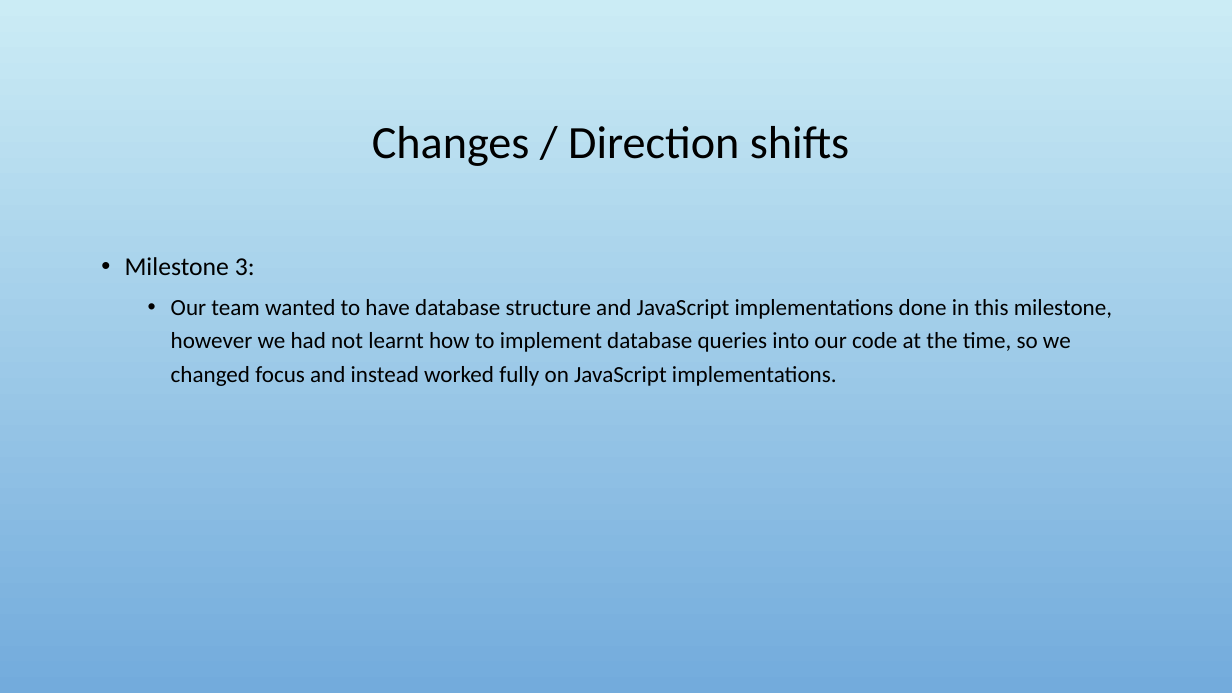
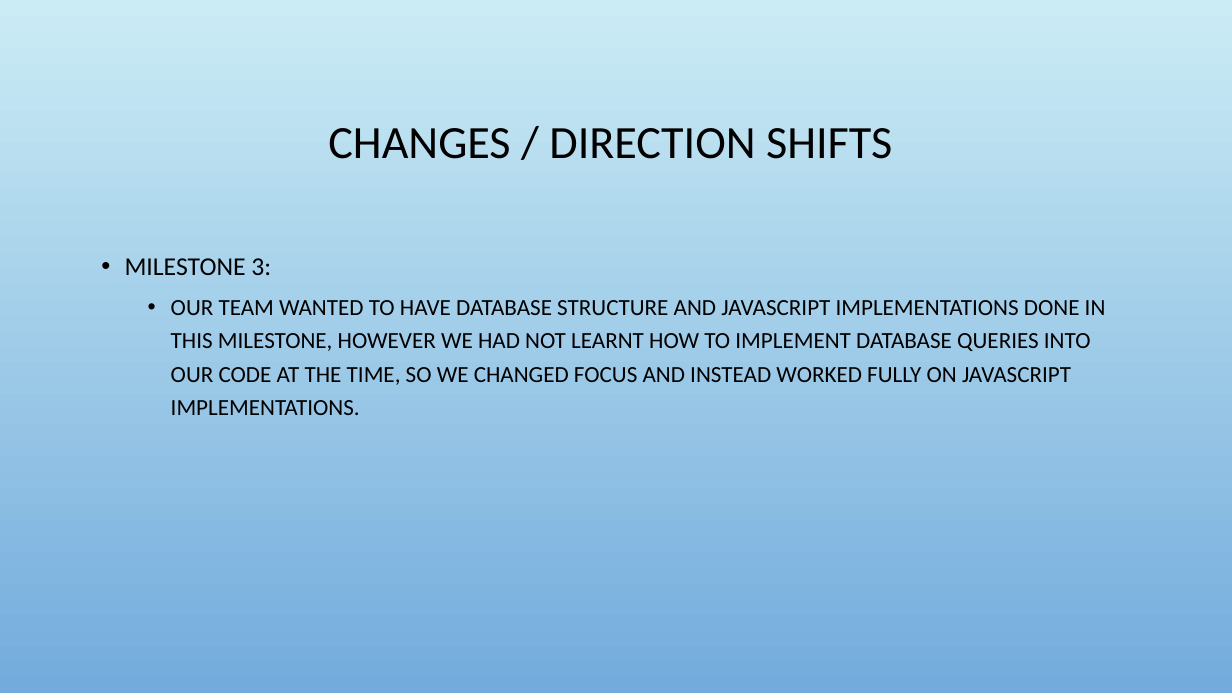
Before and after one commit to Jacobchapman99/ENSE-374-Group07-Project, a slide deck: slide 14 of Milestone4/Milestone 4.ppt. Drawn at 1232x693 pixels with LibreOffice and Linux fonts; fonts in the diff are those of the drawing; background and template pictures are left out. Boxes give left, top, right and bottom in pixels: in the first picture for what was removed or moved away, otherwise in the second. Text is boxed around its words. In the diff, an @@ line names an element or a change of style, - is before the commit and + after.

```diff
--- a/Milestone4/Milestone 4.ppt
+++ b/Milestone4/Milestone 4.ppt
@@ title at (x1=328, y1=128, x2=892, y2=159): text changed @@
-Changes / Direction shifts
+CHANGES / DIRECTION SHIFTS
@@ text at (x1=125, y1=258, x2=1106, y2=415): text changed @@
-• Milestone 3:
-  • Our team wanted to have database structure and JavaScript implementations done in this milestone, however we had not learnt how to implement database queries into our code at the time, so we changed focus and instead worked fully on JavaScript implementations.
+• MILESTONE 3:
+  • OUR TEAM WANTED TO HAVE DATABASE STRUCTURE AND JAVASCRIPT IMPLEMENTATIONS DONE IN THIS MILESTONE, HOWEVER WE HAD NOT LEARNT HOW TO IMPLEMENT DATABASE QUERIES INTO OUR CODE AT THE TIME, SO WE CHANGED FOCUS AND INSTEAD WORKED FULLY ON JAVASCRIPT IMPLEMENTATIONS.
```
Also in this commit, not shown: 18 other slides changed.
